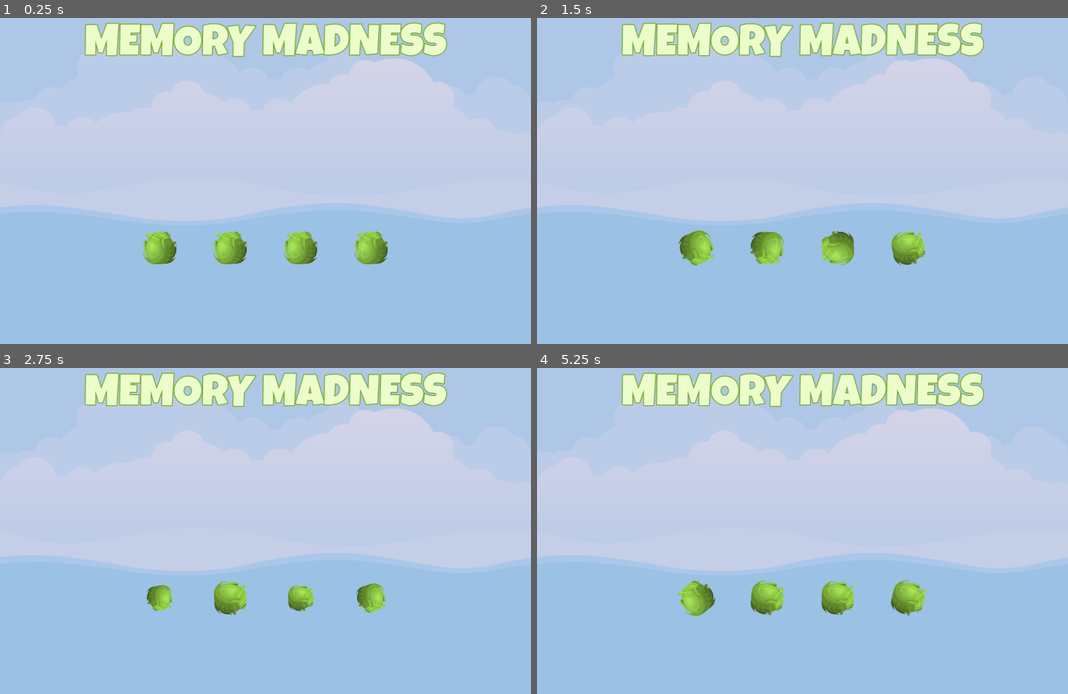
Above: before the commit, frames 1-4 (two rows, left to right).
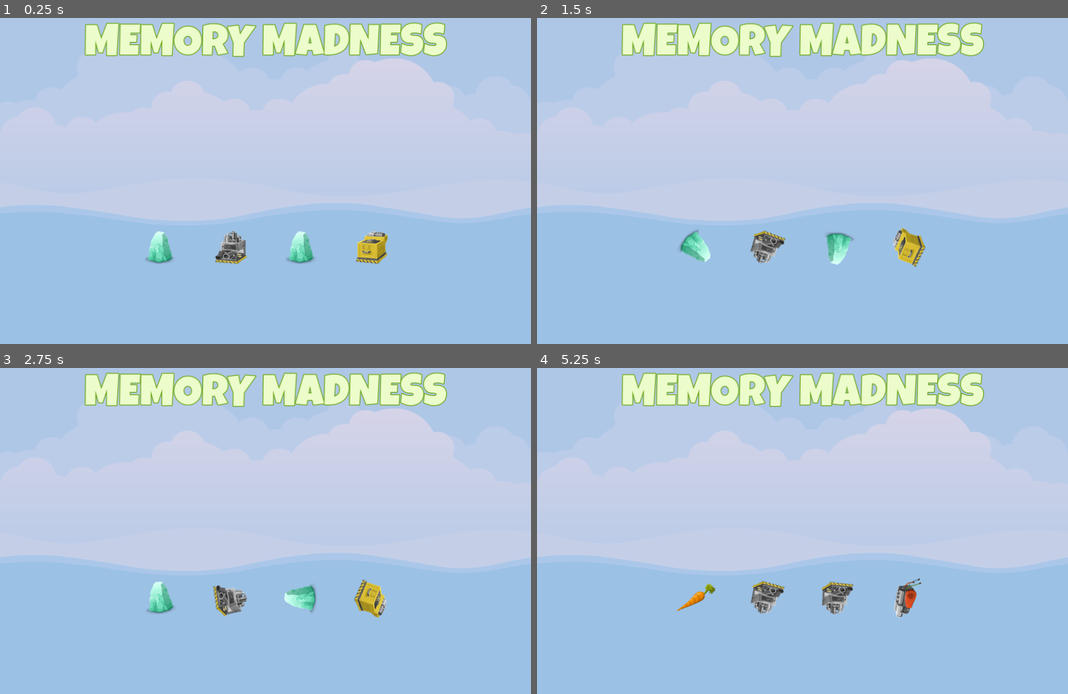
Above: after the commit, the same moments.

Repository: fj0lverkr/MemoryMadness
Game: Godot game, scene res://scenes/master/master.tscn
Two runs of this game, one before a commit and one after it. Both use one fixed random seed, a clock stepped at 60 frames per second and the inputs below.
Inputs:
- Up to frame 1 (0.25 s): no input
- Up to frame 2 (1.5 s): tap Enter at 0.5 s
- Up to frame 3 (2.75 s): no input
- Up to frame 4 (5.25 s): no input

The runs differ from the first frame. In frame 1, 2.2% of the frame differs, in the area x 27-73%, y 65-76%; in frame 2, 2.2%; in frame 3, 1.8%; in frame 4, 2.2%, in the area x 26-74%, y 64-77%.

Commit message:
Finalize FrontSprite

Diff:
--- a/autoloads/image_manager.gd
+++ b/autoloads/image_manager.gd
@@ -29,3 +29,6 @@
 			_add_file_to_list(fn, glitch_path)
 
 	print("Loaded %s images to memory." % _item_images.size())
+
+func get_random_image() -> Dictionary:
+	return _item_images.pick_random()
--- a/scenes/front_sprite/front_sprite.gd
+++ b/scenes/front_sprite/front_sprite.gd
@@ -2,12 +2,12 @@
 
 const SCALE_SMALL: Vector2 = Vector2(0.1, 0.1)
 const SCALE_NORMAL: Vector2 = Vector2(1.0, 1.0)
-const SPIN_TIME_RANGE: Vector2 = Vector2(.10, 2.0)
+const SPIN_TIME_RANGE: Vector2 = Vector2(1.0, 2.0)
 const SCALE_SPEED: float = 0.5
 
 # Called when the node enters the scene tree for the first time.
 func _ready() -> void:
-	run_tween()
+	_run_tween()
 
 func _get_spin_time() -> float:
 	return randf_range(SPIN_TIME_RANGE.x, SPIN_TIME_RANGE.y)
@@ -15,10 +15,15 @@
 func _get_rotation() -> float:
 	return deg_to_rad(randf_range(-360.0, 360.0))
 
-func run_tween() -> void:
+func _set_random_texture() -> void:
+	var random_image: Dictionary = ImageManager.get_random_image()
+	texture = random_image.item_texture
+
+func _run_tween() -> void:
 	var tween: Tween = get_tree().create_tween()
-	tween.set_loops()
+	tween.tween_callback(_set_random_texture)
 	tween.tween_property(self, "scale", SCALE_NORMAL, SCALE_SPEED)
 	tween.tween_property(self, "rotation", _get_rotation(), _get_spin_time())
 	tween.tween_property(self, "rotation", _get_rotation(), _get_spin_time())
 	tween.tween_property(self, "scale", SCALE_SMALL, SCALE_SPEED)
+	tween.tween_callback(_run_tween)
